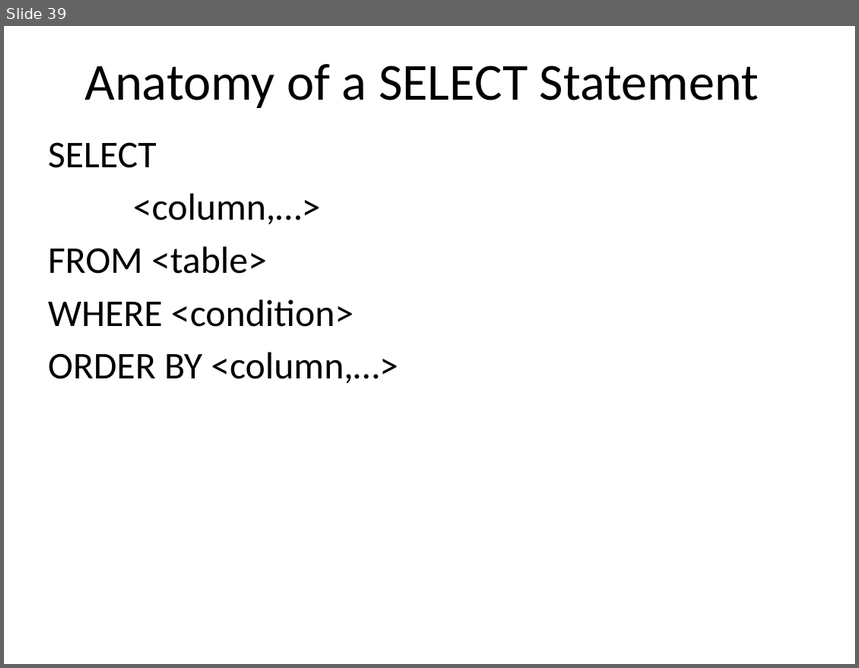
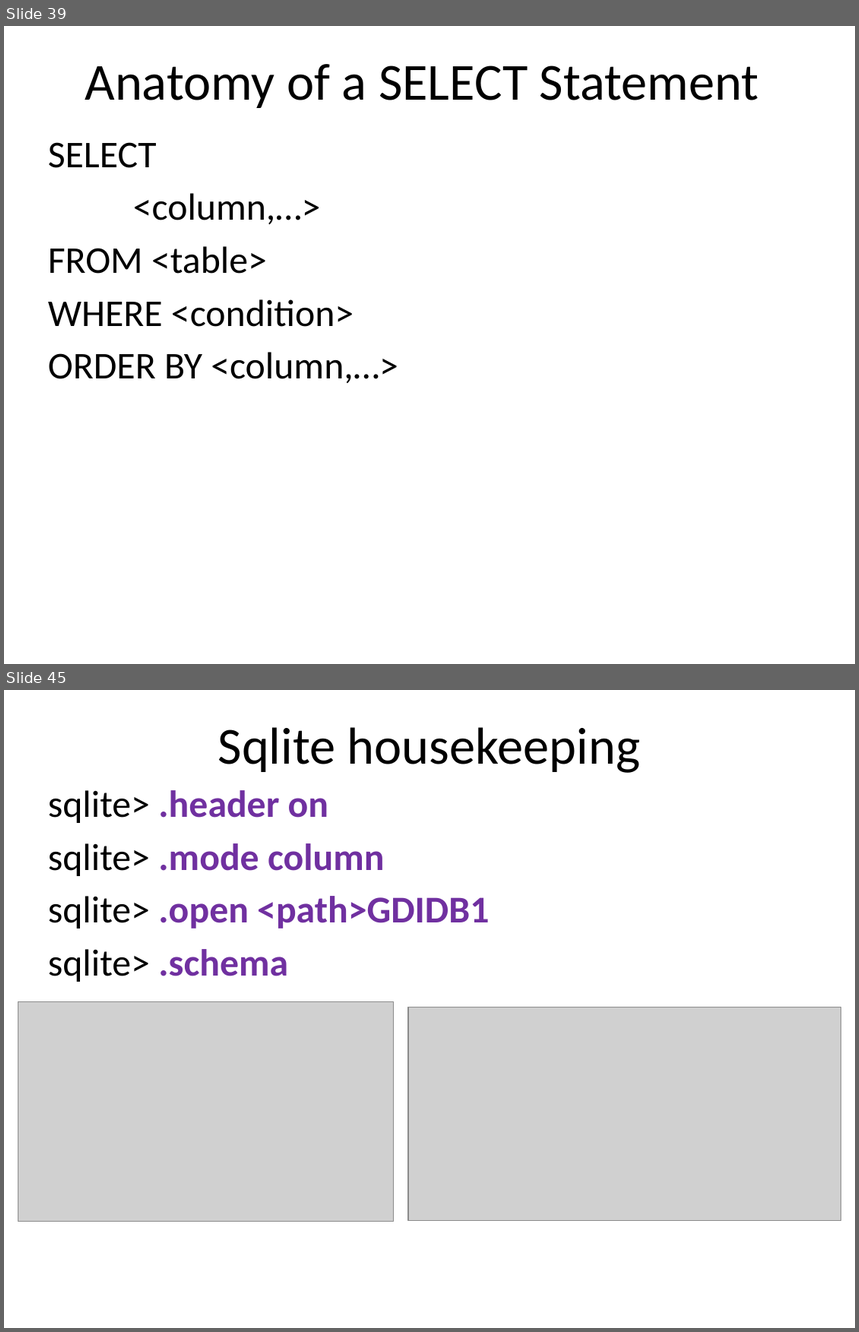
Before and after one commit to dykebert/GDI_Database_Training, a slide deck: Introduction to Databases and SQL.pptx. Shown one above the other, each under a label of ours: slide 39 before the commit, slides 39 and 45 after it; the slides between them are not shown. The pictures are 859x668 and 859x1332 pixels, drawn with LibreOffice and Linux fonts; fonts in the diff are those of the drawing; grey boxes stand for pictures. Boxes give left, top, right and bottom in pixels: in the first picture for what was removed or moved away, otherwise in the second. Text is boxed around its words. In the diff, an @@ line names an element or a change of style, - is before the commit and + after.

Commit message:
latest files with sqlite download

```diff
--- a/Introduction to Databases and SQL.pptx
+++ b/Introduction to Databases and SQL.pptx
@@ slide 45 added at (4,690,855,1328), background #FFFFFF @@
@@ title added at (218,727,640,773), 44 pt, text #000000 @@
+Sqlite housekeeping
@@ text added at (48,790,489,982), 32 pt, text #7030A0, bold @@
+sqlite> .header on
+sqlite> .mode column
+sqlite> .open <path>GDIDB1
+sqlite> .schema
@@ picture added at (18,1002,394,1222) @@
@@ picture added at (408,1008,841,1221) @@
```
Also in this commit, not shown: 4 slides changed, 5 other slides added, 2 other files.
